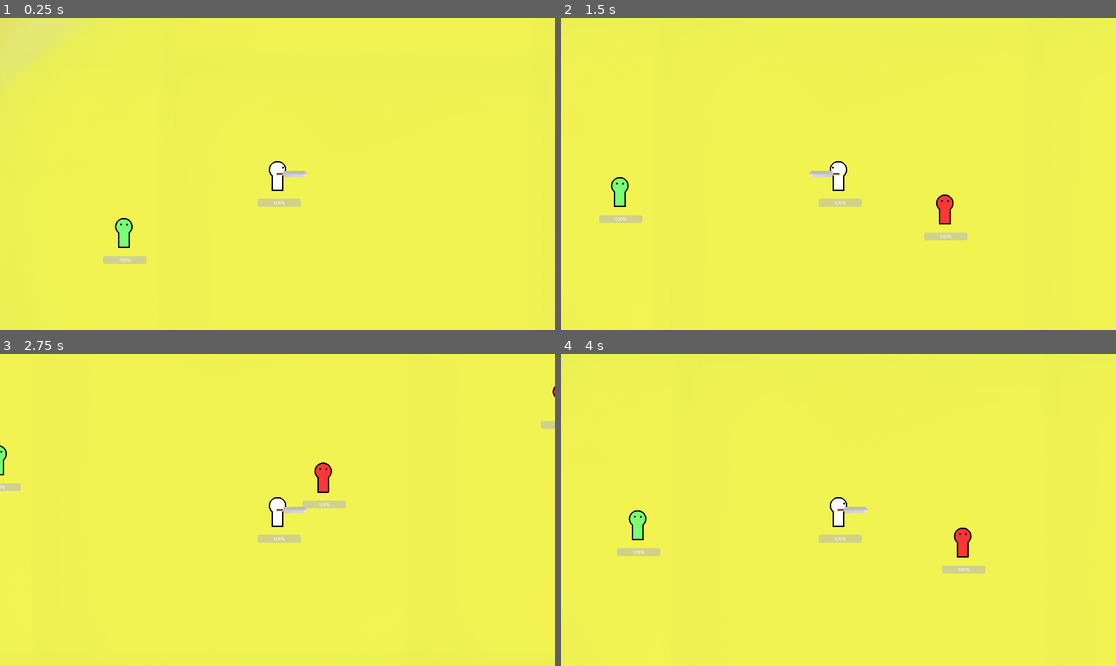
Above: before the commit, frames 1-4 (two rows, left to right).
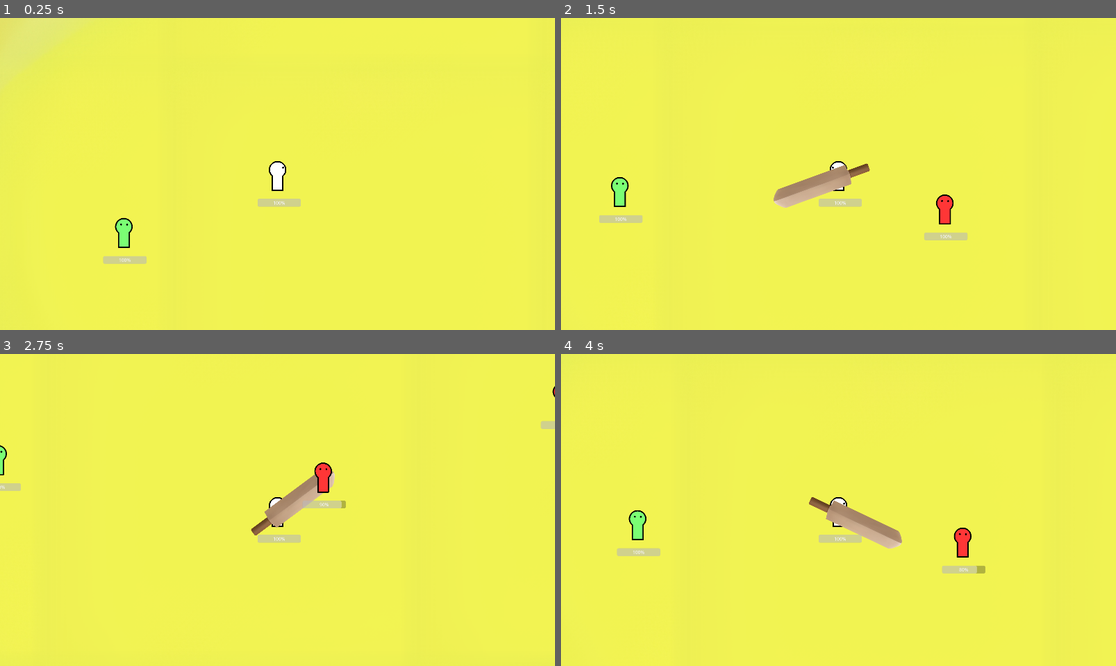
Above: after the commit, the same moments.

Repository: CAHTA123/Light-in-the-Dark
Game: Godot game, scene res://scenes/Game/game.tscn
Same seed, same stepped clock (60 frames per second), same inputs: the game is played once before the commit and once after it.
Inputs (mouse positions are in pixels of both pictures, inside the frame that each line leads up to):
- Up to frame 1 (0.25 s): no input
- Up to frame 2 (1.5 s): tap Enter at 0.5 s; move the mouse to (960, 158) at 0.52 s; press the mouse at (960, 158) at 0.53 s; hold Right (ui_right) 0.53-1.28 s; move the mouse to (727, 189) at 1.27 s; release the mouse at (727, 189) at 1.28 s; hold Down (ui_down) from 1.28 s (still down); tap Shift (dash) at 1.35 s
- Up to frame 3 (2.75 s): click (166, 525) at 1.55 s; move the mouse to (333, 441) at 2.02 s; release Down (ui_down) at 2.03 s; press the mouse at (333, 441) at 2.03 s; hold Right (ui_right) from 2.03 s (still down)
- Up to frame 4 (4 s): move the mouse to (810, 572) at 2.77 s; release Right (ui_right) at 2.78 s; release the mouse at (810, 572) at 2.78 s; hold Up (ui_up) 2.78-3.53 s; click (810, 572) at 2.85 s; move the mouse to (1005, 556) at 3.52 s; press the mouse at (1005, 556) at 3.53 s; hold Left (ui_left) from 3.53 s (still down); tap Shift (dash) at 3.6 s

The runs differ from the first frame. In frame 1, less than 0.1% of the frame differs, in the area x 49-56%, y 48-52%; in frame 2, 1.0%; in frame 3, 0.9%; in frame 4, 1.1%, in the area x 44-77%, y 45-71%.

Commit message:
/

Diff:
--- a/project.godot
+++ b/project.godot
@@ -26,3 +26,8 @@
 "events": [Object(InputEventKey,"resource_local_to_scene":false,"resource_name":"","device":-1,"window_id":0,"alt_press …(182 unchanged characters)…
 ]
 }
+attack={
+"deadzone": 0.5,
+"events": [Object(InputEventMouseButton,"resource_local_to_scene":false,"resource_name":"","device":-1,"window_id":0,"alt_pressed":false,"shift_pressed":false,"ctrl_pressed":false,"meta_pressed":false,"button_mask":0,"position":Vector2(0, 0),"global_position":Vector2(0, 0),"factor":1.0,"button_index":1,"canceled":false,"pressed":false,"double_click":false,"script":null)
+]
+}
--- a/scenes/Enemy/enemy.tscn
+++ b/scenes/Enemy/enemy.tscn
@@ -8,8 +8,6 @@
 radius = 56.9386
 
 [node name="Enemy" instance=ExtResource("1_r510p")]
-collision_layer = 4
-collision_mask = 2
 script = ExtResource("2_m367u")
 
 [node name="Shape" parent="." index="0"]
--- a/scenes/Player/player.tscn
+++ b/scenes/Player/player.tscn
@@ -1,24 +1,121 @@
-[gd_scene load_steps=11 format=3 uid="uid://wcix67e82g86"]
+[gd_scene load_steps=13 format=3 uid="uid://wcix67e82g86"]
 
 [ext_resource type="PackedScene" uid="uid://cip765xbasefc" path="res://scenes/body/body.tscn" id="1_edq0g"]
 [ext_resource type="Script" path="res://scenes/Player/player.gd" id="2_d1fyn"]
 [ext_resource type="Script" path="res://scenes/Player/Move.gd" id="2_nw2w3"]
 [ext_resource type="Texture2D" uid="uid://cdogjyetgdo3n" path="res://sprites/Player/1.png" id="3_6rdhi"]
-[ext_resource type="Texture2D" uid="uid://b8m0af11c7o3" path="res://sprites/weapon/sword/S3.png" id="4_tbud6"]
 [ext_resource type="Script" path="res://scenes/Player/dash.gd" id="6_6ri0j"]
+[ext_resource type="Script" path="res://scenes/Player/shoot.gd" id="7_7v0gg"]
 [ext_resource type="Script" path="res://scenes/Player/State.gd" id="7_ys55f"]
 
 [sub_resource type="CapsuleShape2D" id="CapsuleShape2D_hw8pn"]
 radius = 59.0
 height = 220.0
 
-[sub_resource type="CapsuleShape2D" id="CapsuleShape2D_5w3p6"]
-
 [sub_resource type="RectangleShape2D" id="RectangleShape2D_why5w"]
 size = Vector2(80, 13)
 
+[sub_resource type="Animation" id="Animation_2aw3s"]
+resource_name = "attack"
+length = 0.5
+tracks/0/type = "value"
+tracks/0/imported = false
+tracks/0/enabled = true
+tracks/0/path = NodePath("Skin/Weapon:position")
+tracks/0/interp = 1
+tracks/0/loop_wrap = true
+tracks/0/keys = {
+"times": PackedFloat32Array(0, 0.5),
+"transitions": PackedFloat32Array(1, 1),
+"update": 0,
+"values": [Vector2(-55, -31), Vector2(-61, 56)]
+}
+tracks/1/type = "value"
+tracks/1/imported = false
+tracks/1/enabled = true
+tracks/1/path = NodePath("Skin/Weapon:rotation")
+tracks/1/interp = 1
+tracks/1/loop_wrap = true
+tracks/1/keys = {
+"times": PackedFloat32Array(0, 0.5),
+"transitions": PackedFloat32Array(1, 1),
+"update": 0,
+"values": [-0.837758, -2.24973]
+}
+tracks/2/type = "value"
+tracks/2/imported = false
+tracks/2/enabled = true
+tracks/2/path = NodePath("Skin/Weapon:visible")
+tracks/2/interp = 1
+tracks/2/loop_wrap = true
+tracks/2/keys = {
+"times": PackedFloat32Array(0, 0.5),
+"transitions": PackedFloat32Array(1, 1),
+"update": 1,
+"values": [true, false]
+}
+tracks/3/type = "value"
+tracks/3/imported = false
+tracks/3/enabled = true
+tracks/3/path = NodePath("Skin/Weapon/shape:monitoring")
+tracks/3/interp = 1
+tracks/3/loop_wrap = true
+tracks/3/keys = {
+"times": PackedFloat32Array(0, 0.5),
+"transitions": PackedFloat32Array(1, 1),
+"update": 1,
+"values": [true, false]
+}
+tracks/4/type = "value"
+tracks/4/imported = false
+tracks/4/enabled = true
+tracks/4/path = NodePath("Skin/Weapon/shape:monitorable")
+tracks/4/interp = 1
+tracks/4/loop_wrap = true
+tracks/4/keys = {
+"times": PackedFloat32Array(0, 0.5),
+"transitions": PackedFloat32Array(1, 1),
+"update": 1,
+"values": [true, false]
+}
+
+[sub_resource type="Animation" id="Animation_n2n1p"]
+length = 0.001
+tracks/0/type = "value"
+tracks/0/imported = false
+tracks/0/enabled = true
+tracks/0/path = NodePath("Skin/Weapon/shape:monitoring")
+tracks/0/interp = 1
+tracks/0/loop_wrap = true
+tracks/0/keys = {
+"times": PackedFloat32Array(0),
+"transitions": PackedFloat32Array(1),
+"update": 1,
+"values": [true]
+}
+tracks/1/type = "value"
+tracks/1/imported = false
+tracks/1/enabled = true
+tracks/1/path = NodePath("Skin/Weapon/shape:monitorable")
+tracks/1/interp = 1
+tracks/1/loop_wrap = true
+tracks/1/keys = {
+"times": PackedFloat32Array(0),
+"transitions": PackedFloat32Array(1),
+"update": 1,
+"values": [true]
+}
+
+[sub_resource type="AnimationLibrary" id="AnimationLibrary_3gier"]
+_data = {
+"RESET": SubResource("Animation_n2n1p"),
+"attack": SubResource("Animation_2aw3s")
+}
+
 [node name="Player" instance=ExtResource("1_edq0g")]
 position = Vector2(857, 551)
+collision_layer = 2
+collision_mask = 2
 script = ExtResource("2_d1fyn")
 
 [node name="Shape" parent="." index="0"]
@@ -29,16 +126,13 @@
 texture = ExtResource("3_6rdhi")
 offset = Vector2(-5.5, 0)
 
+[node name="Weapon" parent="Skin" index="1"]
+position = Vector2(-61, 56)
+rotation = -2.24973
+
 [node name="shape" parent="Skin/Weapon" index="0"]
-collision_layer = 2
-collision_mask = 4
-
-[node name="Shape" parent="Skin/Weapon/shape" index="0"]
-shape = SubResource("CapsuleShape2D_5w3p6")
-debug_color = Color(0.569505, 0.555099, 0.0923314, 0.42)
-
-[node name="Skin" parent="Skin/Weapon" index="1"]
-texture = ExtResource("4_tbud6")
+monitoring = true
+monitorable = true
 
 [node name="Move" type="Node2D" parent="." index="2"]
 script = ExtResource("2_nw2w3")
@@ -57,3 +151,13 @@
 
 [node name="State" type="Node2D" parent="." index="10"]
 script = ExtResource("7_ys55f")
+
+[node name="shoot" type="Node2D" parent="." index="11"]
+script = ExtResource("7_7v0gg")
+
+[node name="Anim" parent="." index="12"]
+libraries = {
+"": SubResource("AnimationLibrary_3gier")
+}
+
+[connection signal="animation_finished" from="Anim" to="shoot" method="_finished"]
--- /dev/null
+++ b/scenes/Player/shoot.gd
@@ -0,0 +1,20 @@
+extends Node2D
+
+@onready var body = $".."
+@onready var weapon = $"../Skin/Weapon"
+@onready var anim = $"../Anim"
+
+var attack_cooldown: float = 0.5
+var can_attack: bool = true
+
+func _process(delta):
+	print(can_attack)
+	if Input.is_action_pressed("attack") and can_attack:
+		attack()
+
+func attack():
+	can_attack = false
+	anim.play("attack")
+
+func _finished(anim_name):
+	can_attack = true
--- a/scenes/body/body.tscn
+++ b/scenes/body/body.tscn
@@ -1,10 +1,15 @@
-[gd_scene load_steps=6 format=3 uid="uid://cip765xbasefc"]
+[gd_scene load_steps=8 format=3 uid="uid://cip765xbasefc"]
 
+[ext_resource type="Texture2D" uid="uid://bm7c5rnkpukrc" path="res://sprites/weapon/sword/S1.png" id="1_jnvjv"]
 [ext_resource type="Script" path="res://scenes/body/take_damage.gd" id="1_sdm8l"]
-[ext_resource type="Script" path="res://scenes/body/Weapon.gd" id="1_xreqf"]
+[ext_resource type="Script" path="res://scenes/weapon/weapon.gd" id="1_swr57"]
 [ext_resource type="Script" path="res://scenes/body/destroy.gd" id="2_lxpvs"]
 [ext_resource type="Script" path="res://scenes/body/take_push.gd" id="3_unp11"]
 [ext_resource type="PackedScene" uid="uid://c8ny0iaddulwa" path="res://scenes/hp_bar/hp_bar.tscn" id="4_wsmua"]
+
+[sub_resource type="CapsuleShape2D" id="CapsuleShape2D_ooqpy"]
+radius = 40.0
+height = 350.0
 
 [node name="Body" type="CharacterBody2D"]
 
@@ -16,16 +21,18 @@
 scale = Vector2(0.5, 0.5)
 
 [node name="Weapon" type="Node2D" parent="Skin"]
-position = Vector2(-50, 0)
-rotation = 4.71239
-script = ExtResource("1_xreqf")
+visible = false
+script = ExtResource("1_swr57")
 
 [node name="shape" type="Area2D" parent="Skin/Weapon"]
+monitoring = false
+monitorable = false
 
 [node name="Shape" type="CollisionShape2D" parent="Skin/Weapon/shape"]
+shape = SubResource("CapsuleShape2D_ooqpy")
 
-[node name="Skin" type="Sprite2D" parent="Skin/Weapon"]
-scale = Vector2(0.3, 0.3)
+[node name="Skin" type="Sprite2D" parent="Skin/Weapon/shape"]
+texture = ExtResource("1_jnvjv")
 
 [node name="take_damage" type="Node2D" parent="."]
 script = ExtResource("1_sdm8l")
@@ -48,4 +55,6 @@
 
 [node name="Shape" type="CollisionShape2D" parent="legs/Area2D"]
 
+[node name="Anim" type="AnimationPlayer" parent="."]
+
 [connection signal="body_entered" from="Skin/Weapon/shape" to="Skin/Weapon" method="_on_shape_body_entered"]
--- /dev/null
+++ b/scenes/weapon/weapon.gd
@@ -0,0 +1,4 @@
+extends Node2D
+
+func _on_shape_body_entered(body):
+	body.take_damage = 1
--- a/scenes/weapon/weapon.tscn
+++ b/scenes/weapon/weapon.tscn
@@ -1,9 +1,21 @@
-[gd_scene format=3 uid="uid://f82w3f5coymx"]
+[gd_scene load_steps=4 format=3 uid="uid://f82w3f5coymx"]
+
+[ext_resource type="Texture2D" uid="uid://bm7c5rnkpukrc" path="res://sprites/weapon/sword/S1.png" id="1_fk6nh"]
+[ext_resource type="Script" path="res://scenes/weapon/weapon.gd" id="1_we1dq"]
+
+[sub_resource type="CapsuleShape2D" id="CapsuleShape2D_ooqpy"]
+radius = 40.0
+height = 350.0
 
 [node name="Weapon" type="Node2D"]
+script = ExtResource("1_we1dq")
 
 [node name="shape" type="Area2D" parent="."]
 
 [node name="Shape" type="CollisionShape2D" parent="shape"]
+shape = SubResource("CapsuleShape2D_ooqpy")
 
-[node name="Skin" type="Sprite2D" parent="."]
+[node name="Skin" type="Sprite2D" parent="shape"]
+texture = ExtResource("1_fk6nh")
+
+[connection signal="body_entered" from="shape" to="." method="_on_shape_body_entered"]
